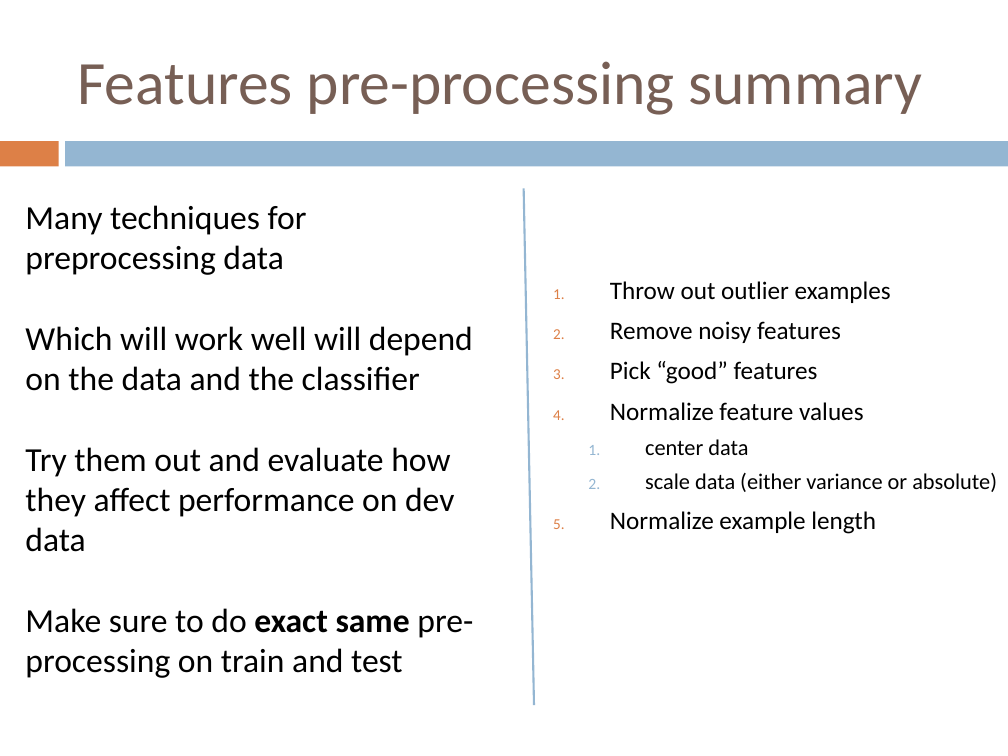
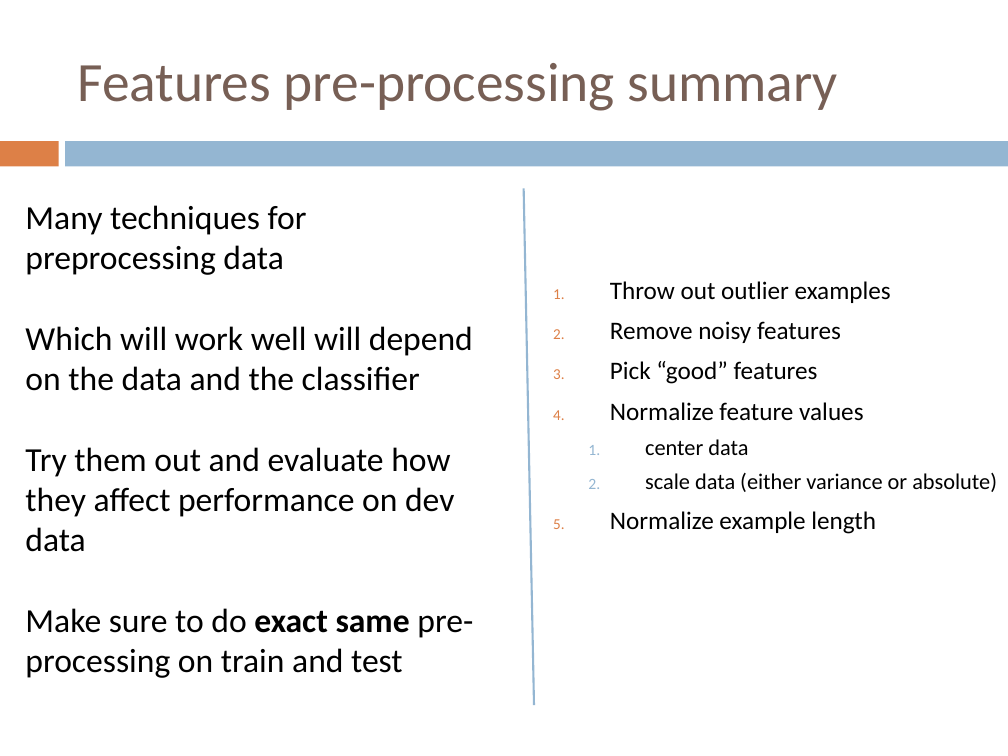
Before and after one commit to FurkanGozukara/CSE419_2018, a slide deck: slide 88 of Lecture 6 - Feature Selection.pptx. Drawn at 1008x756 pixels with LibreOffice and Linux fonts; fonts in the diff are those of the drawing. Boxes give left, top, right and bottom in pixels: in the first picture for what was removed or moved away, otherwise in the second. Text is boxed around its words. In the diff, an @@ line names an element or a change of style, - is before the commit and + after.

```diff
--- a/Lecture 6 - Feature Selection.pptx
+++ b/Lecture 6 - Feature Selection.pptx
@@ title "Features pre-processing summary" at box(77, 63, 837, 111): size 44 to 39.6 pt @@
```
Also in this commit, not shown: 8 other slides changed, 3 other files.
